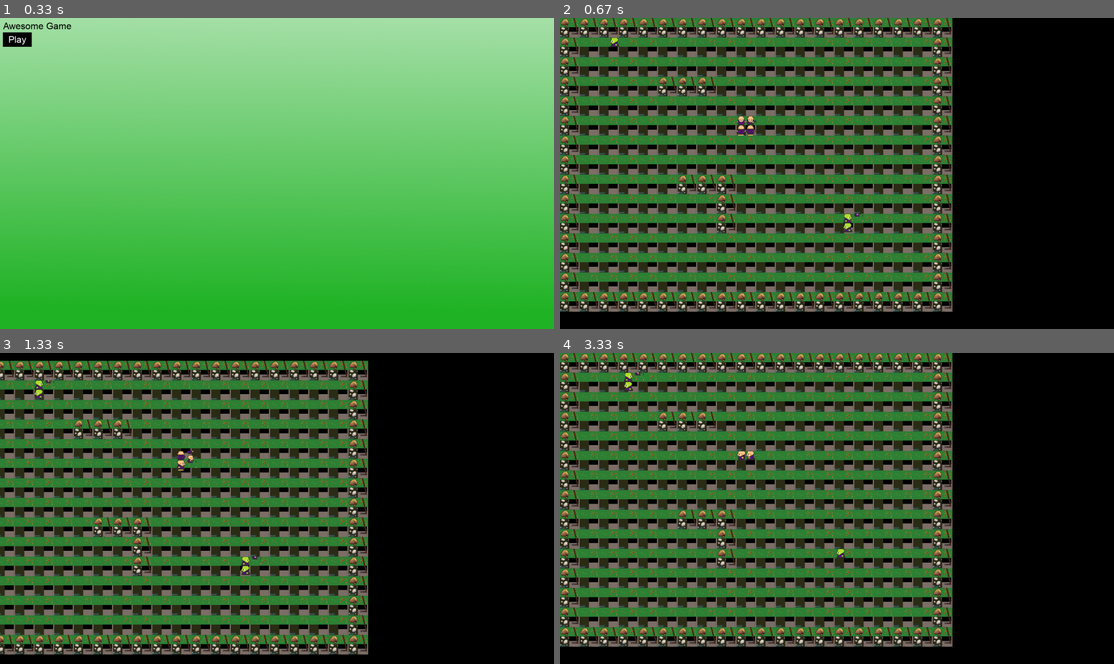
Above: before the commit, frames 1-4 (two rows, left to right).
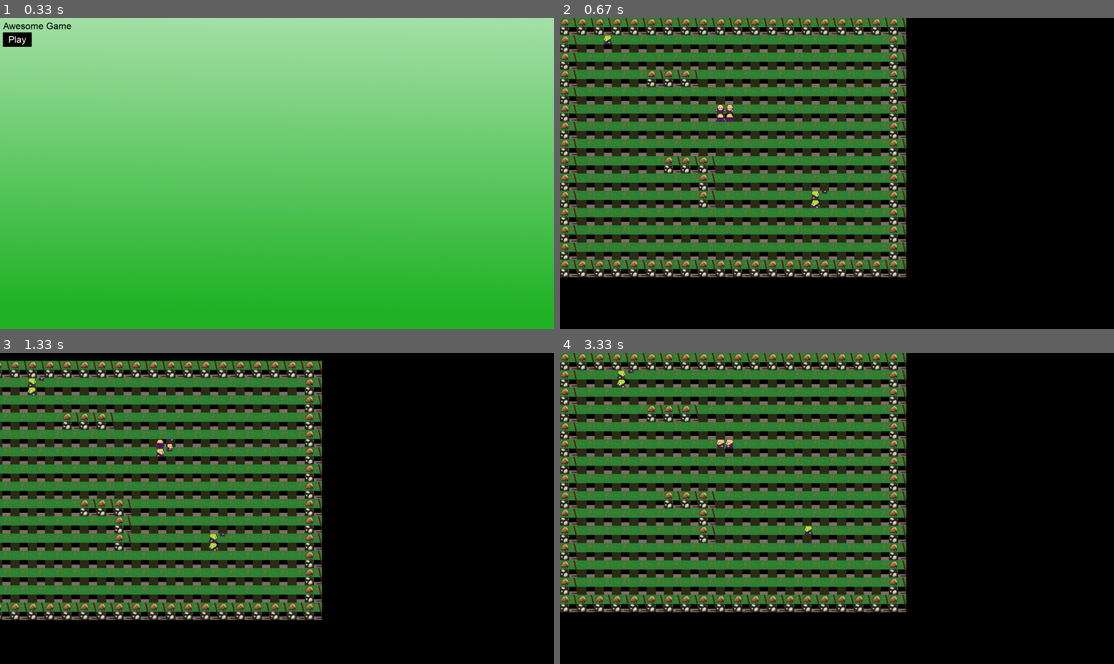
Above: after the commit, the same moments.

Repository: Xoel95/ProyectoPyGame
Game: pygame game, started from main.py
Same seed, same stepped clock (60 frames per second), same inputs: the game is played once before the commit and once after it.
Inputs (mouse positions are in pixels of both pictures, inside the frame that each line leads up to):
- Up to frame 1 (0.33 s): no input
- Up to frame 2 (0.67 s): click (576, 39) at 0.38 s
- Up to frame 3 (1.33 s): hold Right 0.67-1.13 s; move the mouse to (254, 524) at 0.7 s; hold Up from 1.17 s (still down)
- Up to frame 4 (3.33 s): release Up at 1.47 s; hold Right 1.5-1.97 s; hold Left 2-2.53 s; hold Down 2.57-2.87 s; hold Left 2.9-3.3 s

Frame 1 is identical in both runs. In frame 2, 53% of the frame differs, in the area x 0-71%, y 0-95%; in frame 3, 50%; in frame 4, 53%.

Commit message:
Clase 29/10 Pruebas de fullscreen, escalas listas

Diff:
--- a/config.py
+++ b/config.py
@@ -1,7 +1,7 @@
 # constantes de la ventana
-WIN_WIDTH = 1920  # 1360    640
-WIN_HEIGHT = 1080  # 1020   480
-TILESIZE = 68  # 32
+WIN_WIDTH = 1920  # 640
+WIN_HEIGHT = 1080  # 480
+TILESIZE = 60  # 32
 FPS = 60
 
 # constantes del personaje
@@ -24,7 +24,7 @@
 BLUE = (0, 0, 255)
 WHITE = (255, 255, 255)
 
-# mapa 20x15
+# mapa 20x15 33x18
 TILEMAP = [
     'BBBBBBBBBBBBBBBBBBBB',
     'B..E...............B',
